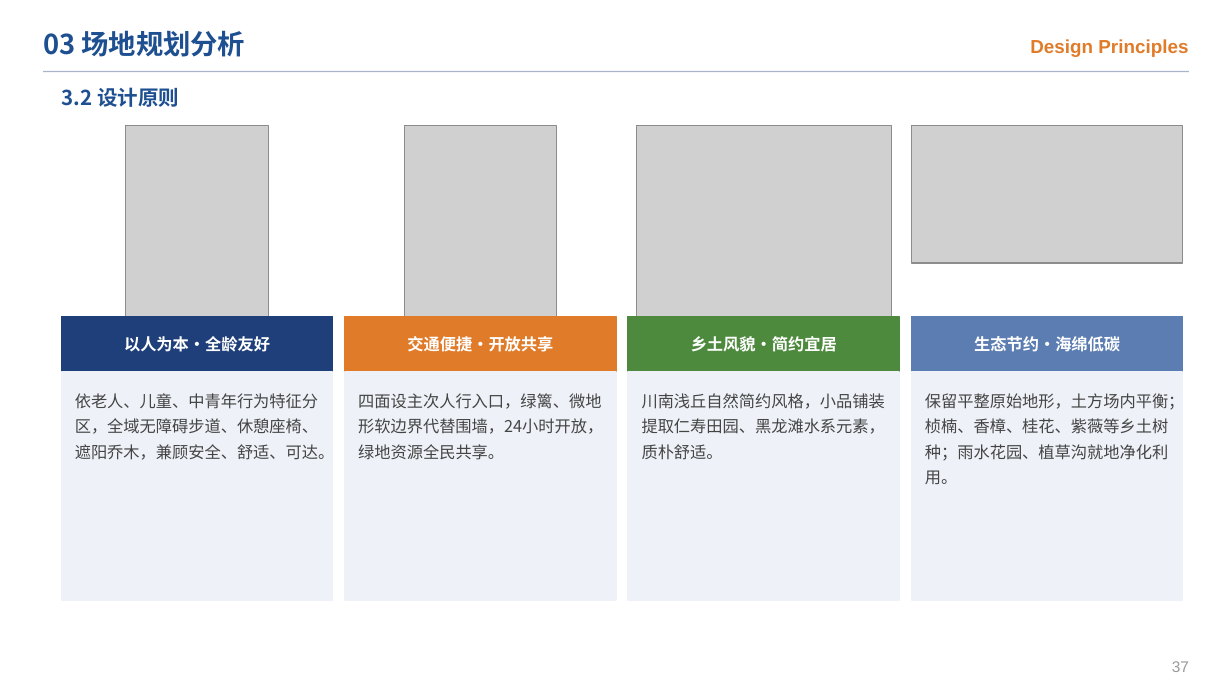
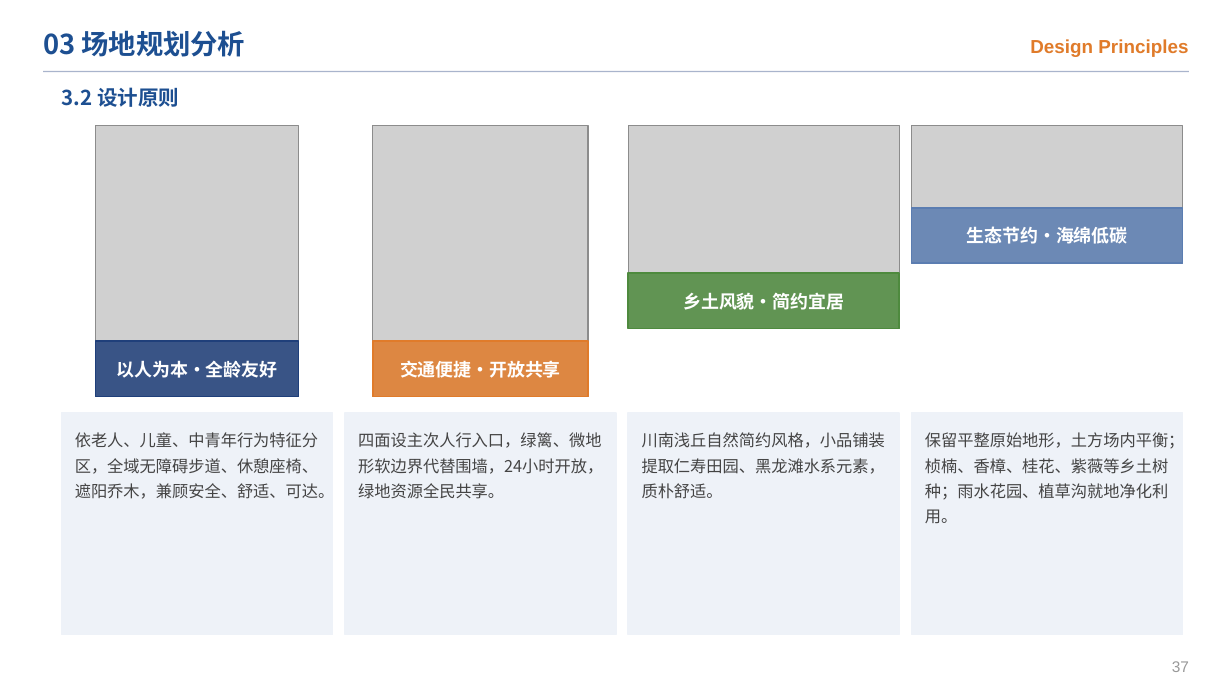
Before and after one commit to chun96309-cloud/lxfs, a slide deck: slide 39 of 跃动栖园_开题答辩PPT.pptx. Drawn at 1232x693 pixels with LibreOffice and Linux fonts; fonts in the diff are those of the drawing; grey boxes stand for pictures. Boxes give left, top, right and bottom in pixels: in the first picture for what was removed or moved away, otherwise in the second. Text is boxed around its words. In the diff, an @@ line names an element or a change of style, - is before the commit and + after.

```diff
--- a/跃动栖园_开题答辩PPT.pptx
+++ b/跃动栖园_开题答辩PPT.pptx
@@ picture: place and size @@
-picture at bbox=[126, 126, 269, 317]
+picture at bbox=[96, 126, 299, 397]
@@ picture: place and size @@
-picture at bbox=[404, 126, 556, 317]
+picture at bbox=[373, 126, 589, 397]
@@ picture: place and size @@
-picture at bbox=[637, 126, 892, 317]
+picture at bbox=[628, 126, 899, 329]
@@ rectangle: place and size @@
-rectangle at bbox=[912, 317, 1183, 372]
+rectangle at bbox=[912, 208, 1183, 264]
@@ rectangle at bbox=[912, 208, 1183, 264]: fill #5B7DB1 to #5B7DB1 at 85% opacity @@
@@ size 9.5 to 10.5 pt in 4 elements at bbox=[683, 293, 844, 310], bbox=[400, 360, 561, 378], bbox=[117, 360, 278, 378], bbox=[967, 226, 1128, 244] @@
@@ text "生态节约·海绵低碳": place and size @@
-text "生态节约·海绵低碳" at bbox=[974, 336, 1120, 352]
+text "生态节约·海绵低碳" at bbox=[967, 226, 1128, 244]
@@ rectangle: place and size @@
-rectangle at bbox=[628, 317, 899, 372]
+rectangle at bbox=[628, 274, 899, 329]
@@ rectangle at bbox=[628, 274, 899, 329]: fill #4E8A3E to #4E8A3E at 85% opacity @@
@@ text "乡土风貌·简约宜居": place and size @@
-text "乡土风貌·简约宜居" at bbox=[691, 336, 837, 352]
+text "乡土风貌·简约宜居" at bbox=[683, 293, 844, 310]
@@ rectangle: place and size @@
-rectangle at bbox=[62, 317, 333, 372]
+rectangle at bbox=[96, 341, 299, 397]
@@ rectangle at bbox=[96, 341, 299, 397]: fill #1F3F7A to #1F3F7A at 85% opacity @@
@@ text "以人为本·全龄友好": place and size @@
-text "以人为本·全龄友好" at bbox=[124, 336, 270, 352]
+text "以人为本·全龄友好" at bbox=[117, 360, 278, 378]
@@ rectangle: place and size @@
-rectangle at bbox=[345, 317, 616, 372]
+rectangle at bbox=[373, 341, 589, 397]
@@ rectangle at bbox=[373, 341, 589, 397]: fill #E07B2A to #E07B2A at 85% opacity @@
@@ text "交通便捷·开放共享": place and size @@
-text "交通便捷·开放共享" at bbox=[407, 336, 553, 352]
+text "交通便捷·开放共享" at bbox=[400, 360, 561, 378]
@@ rectangle: place and size @@
-rectangle at bbox=[62, 372, 333, 600]
+rectangle at bbox=[62, 413, 333, 634]
@@ rectangle: place and size @@
-rectangle at bbox=[345, 372, 616, 600]
+rectangle at bbox=[345, 413, 616, 634]
@@ rectangle: place and size @@
-rectangle at bbox=[628, 372, 899, 600]
+rectangle at bbox=[628, 413, 899, 634]
@@ rectangle: place and size @@
-rectangle at bbox=[912, 372, 1183, 600]
+rectangle at bbox=[912, 413, 1183, 634]
@@ text "依老人、儿童、中青年行为特征分区，全域无障碍步道、休憩座椅、遮阳乔木，兼顾安全、舒适、可达。": place and size @@
-text "依老人、儿童、中青年行为特征分区，全域无障碍步道、休憩座椅、遮阳乔木，兼顾安全、舒适、可达。" at bbox=[75, 393, 335, 460]
+text "依老人、儿童、中青年行为特征分区，全域无障碍步道、休憩座椅、遮阳乔木，兼顾安全、舒适、可达。" at bbox=[75, 432, 335, 499]
@@ text "四面设主次人行入口，绿篱、微地形软边界代替围墙，24小时开放，绿地资源全民共享。": place and size @@
-text "四面设主次人行入口，绿篱、微地形软边界代替围墙，24小时开放，绿地资源全民共享。" at bbox=[358, 393, 603, 460]
+text "四面设主次人行入口，绿篱、微地形软边界代替围墙，24小时开放，绿地资源全民共享。" at bbox=[358, 432, 603, 499]
@@ text "川南浅丘自然简约风格，小品铺装提取仁寿田园、黑龙滩水系元素，质朴舒适。": place and size @@
-text "川南浅丘自然简约风格，小品铺装提取仁寿田园、黑龙滩水系元素，质朴舒适。" at bbox=[642, 393, 885, 460]
+text "川南浅丘自然简约风格，小品铺装提取仁寿田园、黑龙滩水系元素，质朴舒适。" at bbox=[642, 432, 885, 499]
@@ text "保留平整原始地形，土方场内平衡；桢楠、香樟、桂花、紫薇等乡土树种；雨水花园、植草沟就地净化利用。": place and size @@
-text "保留平整原始地形，土方场内平衡；桢楠、香樟、桂花、紫薇等乡土树种；雨水花园、植草沟就地净化利用。" at bbox=[925, 393, 1185, 484]
+text "保留平整原始地形，土方场内平衡；桢楠、香樟、桂花、紫薇等乡土树种；雨水花园、植草沟就地净化利用。" at bbox=[925, 432, 1185, 523]
```
Also in this commit, not shown: 10 other slides changed, 1 other file.
